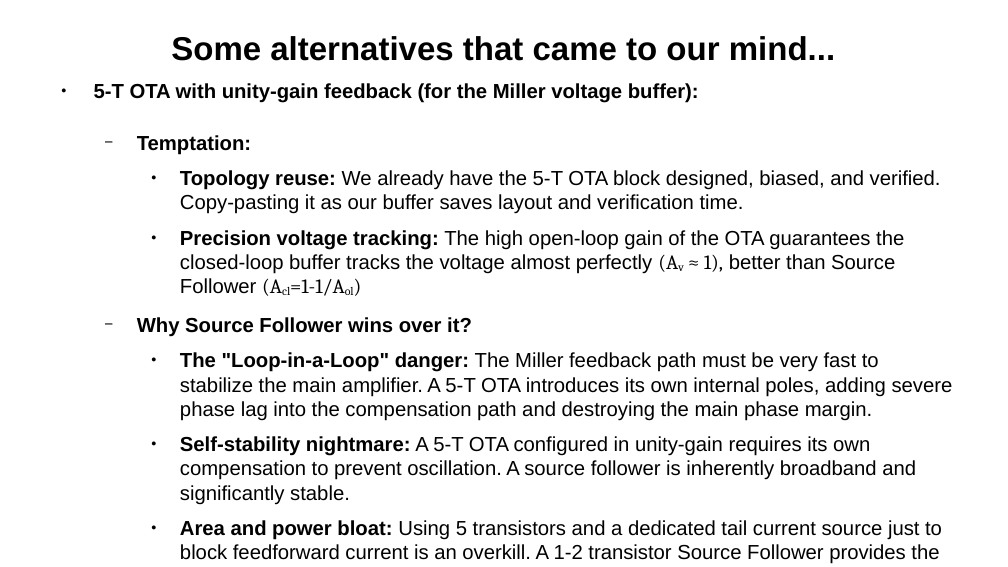
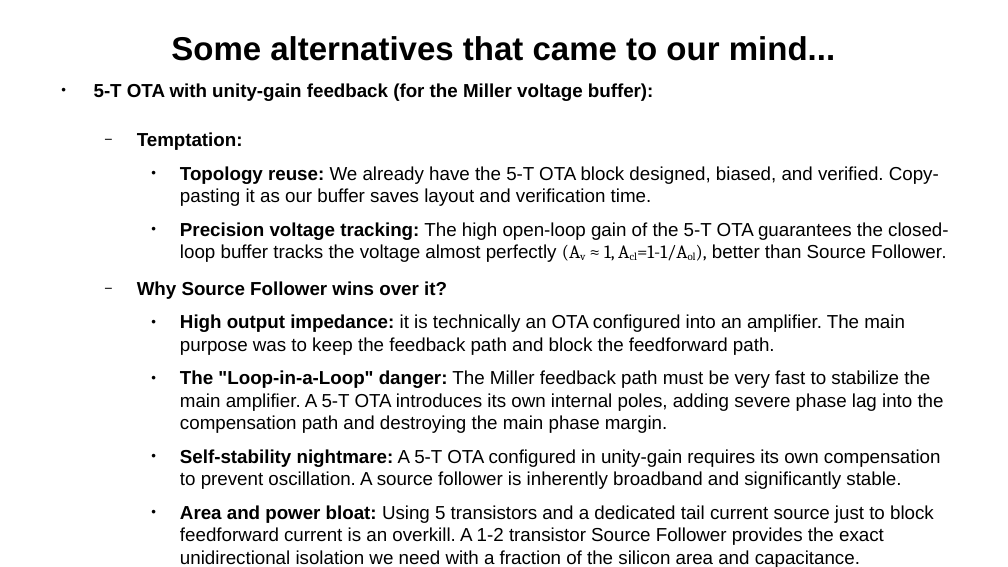
Before and after one commit to madhavgulati277/SSCS-Chipathon-Track-C-MOSbius, a slide deck: slide 10 of ppt_mmg_architecture.odp. Drawn at 1008x567 pixels with LibreOffice and Linux fonts; fonts in the diff are those of the drawing. Boxes give left, top, right and bottom in pixels: in the first picture for what was removed or moved away, otherwise in the second. Text is boxed around its words. In the diff, an @@ line names an element or a change of style, - is before the commit and + after.

```diff
--- a/ppt_mmg_architecture.odp
+++ b/ppt_mmg_architecture.odp
@@ text at (94, 83, 944, 545): size 16 to 14.8 pt in "5-T OTA with unity-gain feedback (for the ...", "Temptation:", "Topology reuse: We already have the 5-T ...", "Why Source Follower wins over it?" and 3 more places @@
@@ text at (180, 222, 948, 262): text changed; size 16 to 14.8 pt @@
-    ● Precision voltage tracking: The high open-loop gain of the OTA guarantees the closed-loop buffer tracks the voltage almost perfectly (Av ≈ 1), better than Source Follower (Acl=1-1/Aol)
+    ● Precision voltage tracking: The high open-loop gain of the 5-T OTA guarantees the closed-loop buffer tracks the voltage almost perfectly (Av ≈ 1, Acl=1-1/Aol), better than Source Follower.
@@ text at (180, 314, 905, 355): paragraph added @@
+    ● High output impedance: it is technically an OTA configured into an amplifier. The main purpose was to keep the feedback path and block the feedforward path.
```
Also in this commit, not shown: 10 other slides changed, 3 other files.
